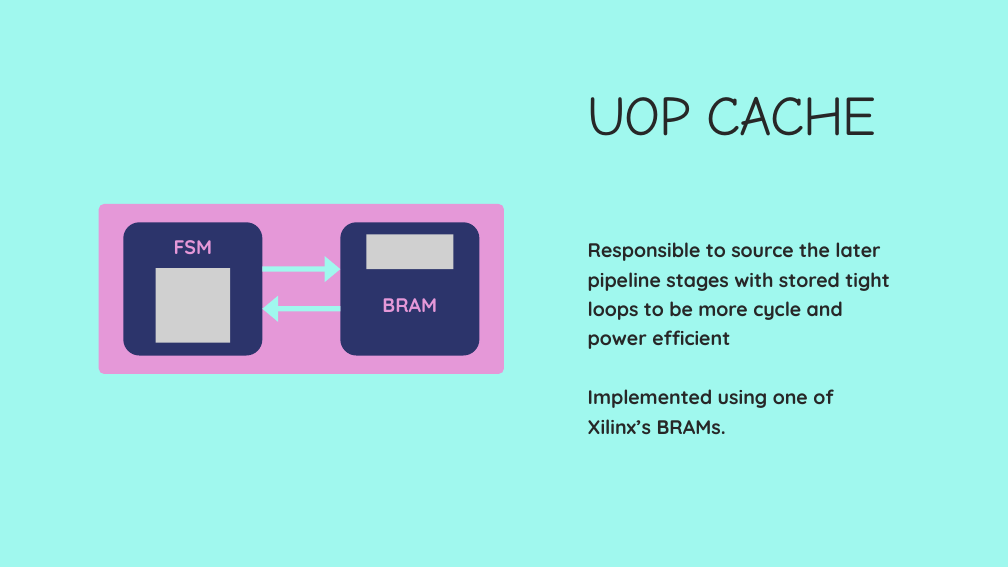
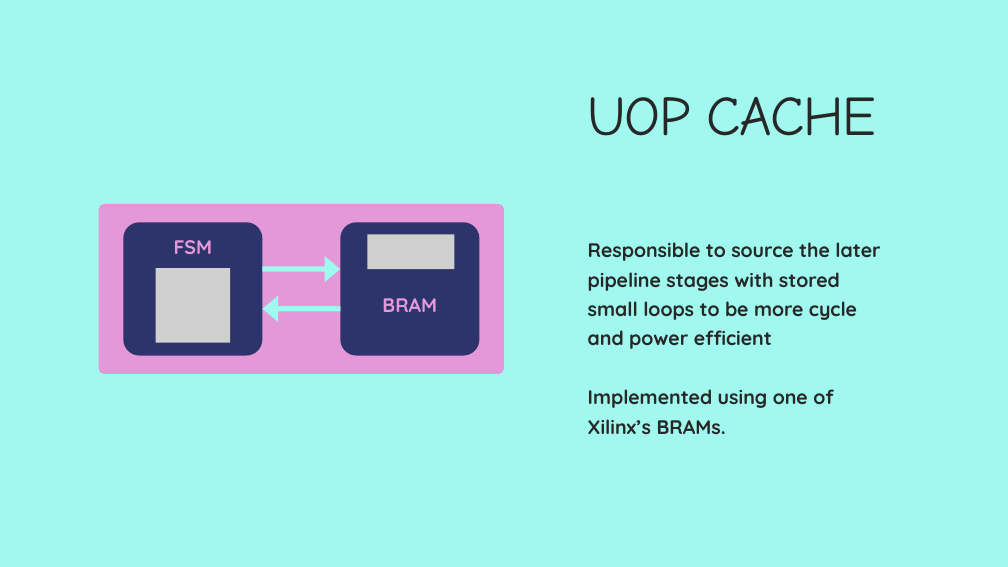
Before and after one commit to Stavrosth/Parallel-Computing, a slide deck: slide 8 of Final Presentation.pptx. Drawn at 1008x567 pixels with LibreOffice and Linux fonts; fonts in the diff are those of the drawing; grey boxes stand for pictures. Boxes give left, top, right and bottom in pixels: in the first picture for what was removed or moved away, otherwise in the second. Text is boxed around its words. In the diff, an @@ line names an element or a change of style, - is before the commit and + after.

```diff
--- a/Final Presentation.pptx
+++ b/Final Presentation.pptx
@@ text at (x1=588, y1=242, x2=880, y2=349): text changed @@
-Responsible to source the later pipeline stages with stored tight loops to be more cycle and power efficient
+Responsible to source the later pipeline stages with stored small loops to be more cycle and power efficient
```
Also in this commit, not shown: 2 other slides changed, 50 other files.
